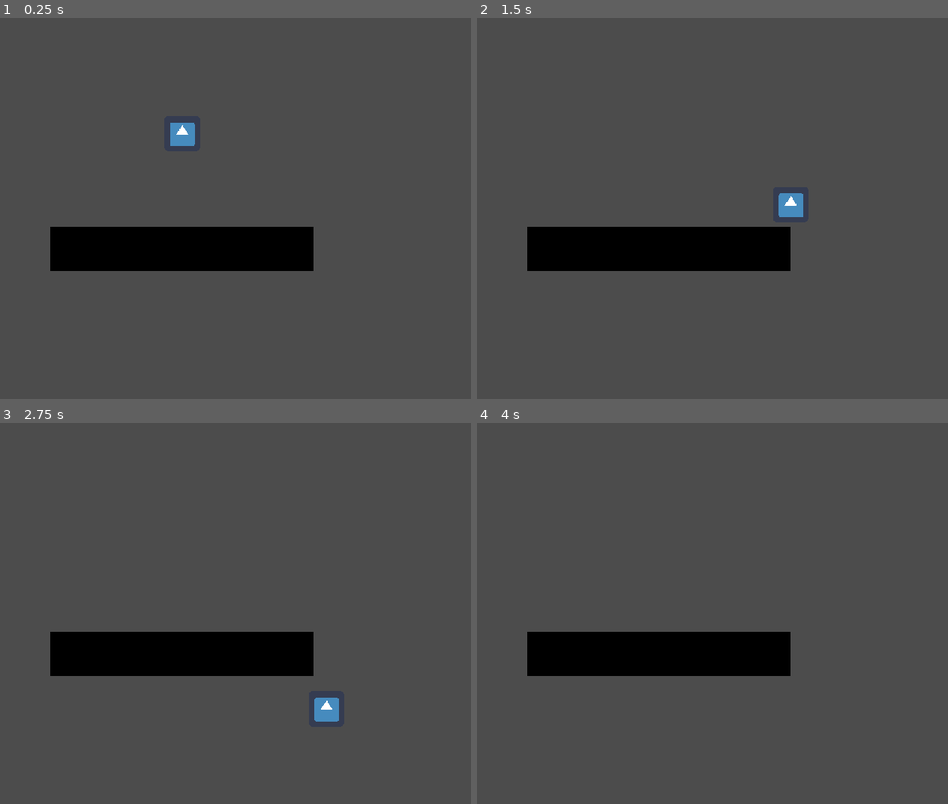
Above: before the commit, frames 1-4 (two rows, left to right).
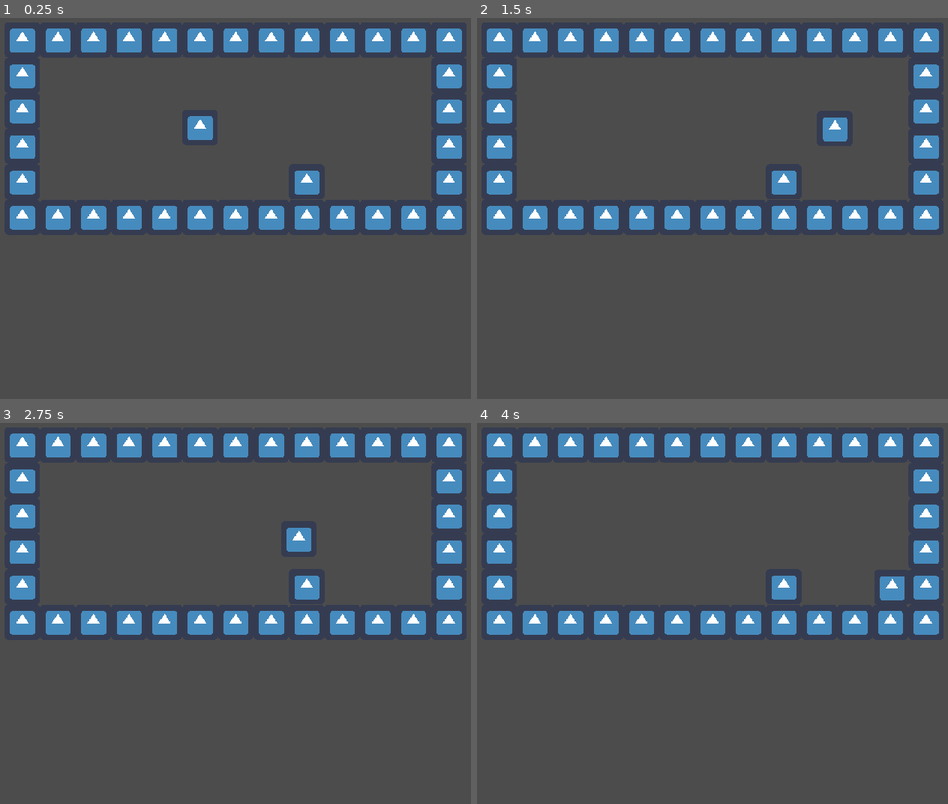
Above: after the commit, the same moments.

Repository: Juankadev/GGJ_2023
Game: Godot game, scene res://MainScene.tscn
The game is run twice, just before and just after one commit, with the same random seed, the same clock (stepped at 60 frames per second) and the same inputs. The engine's default icon, where the game draws it, is replaced by a stand-in: a white triangle on a blue panel in a dark square.
Inputs:
- Up to frame 1 (0.25 s): no input
- Up to frame 2 (1.5 s): hold Right (move_right) from 0.53 s (still down); tap Space (jump) at 0.6, 0.77, 1.07, 1.35 s
- Up to frame 3 (2.75 s): tap Space (jump) at 1.52, 1.82, 2.1 s; release Right (move_right) at 2.03 s; hold Left (move_left) from 2.03 s (still down)
- Up to frame 4 (4 s): release Left (move_left) at 2.78 s; hold Right (move_right) from 2.78 s (still down); tap Space (jump) at 2.85, 3.02, 3.32, 3.6, 3.77 s

The runs differ from the first frame. In frame 1, 18% of the frame differs, in the area x 2-99%, y 2-67%; in frame 2, 18%; in frame 3, 18%, in the area x 2-99%, y 2-79%; in frame 4, 18%.

Commit message:
Pushing Box

Diff:
--- a/MainScene.tscn
+++ b/MainScene.tscn
@@ -1,29 +1,47 @@
-[gd_scene load_steps=4 format=2]
+[gd_scene load_steps=6 format=2]
 
 [ext_resource path="res://Player.tscn" type="PackedScene" id=1]
+[ext_resource path="res://icon.png" type="Texture" id=2]
+[ext_resource path="res://box/box.tscn" type="PackedScene" id=3]
 
-[sub_resource type="GradientTexture" id=1]
+[sub_resource type="ConvexPolygonShape2D" id=1]
+points = PoolVector2Array( 64, 64, 0, 64, 0, 0, 64, 0 )
 
-[sub_resource type="RectangleShape2D" id=2]
-extents = Vector2( 237, 40 )
+[sub_resource type="TileSet" id=2]
+0/name = "icon.png 0"
+0/texture = ExtResource( 2 )
+0/tex_offset = Vector2( 0, 0 )
+0/modulate = Color( 1, 1, 1, 1 )
+0/region = Rect2( 0, 0, 64, 64 )
+0/tile_mode = 0
+0/occluder_offset = Vector2( 0, 0 )
+0/navigation_offset = Vector2( 0, 0 )
+0/shape_offset = Vector2( 0, 0 )
+0/shape_transform = Transform2D( 1, 0, 0, 1, 0, 0 )
+0/shape = SubResource( 1 )
+0/shape_one_way = false
+0/shape_one_way_margin = 1.0
+0/shapes = [ {
+"autotile_coord": Vector2( 0, 0 ),
+"one_way": false,
+"one_way_margin": 1.0,
+"shape": SubResource( 1 ),
+"shape_transform": Transform2D( 1, 0, 0, 1, 0, 0 )
+} ]
+0/z_index = 0
 
 [node name="MainScene" type="Node2D"]
 
+[node name="TileMap" type="TileMap" parent="."]
+tile_set = SubResource( 2 )
+format = 1
+tile_data = PoolIntArray( -262149, 0, 0, -262148, 0, 0, -262147, 0, 0, -262146, 0, 0, -262145, 0, 0, -327680, 0, 0, -327679, 0, 0, -327678, 0, 0, -327677, 0, 0, -327676, 0, 0, -327675, 0, 0, -327674, 0, 0, -327673, 0, 0, -196613, 0, 0, -262137, 0, 0, -131077, 0, 0, -196601, 0, 0, -65541, 0, 0, -131065, 0, 0, -5, 0, 0, -65529, 0, 0, 65531, 0, 0, 65532, 0, 0, 65533, 0, 0, 65534, 0, 0, 65535, 0, 0, 0, 0, 0, 1, 0, 0, 2, 0, 0, 3, 0, 0, 4, 0, 0, 5, 0, 0, 6, 0, 0, 7, 0, 0 )
+
 [node name="Player" parent="." instance=ExtResource( 1 )]
-position = Vector2( 0, -149 )
+position = Vector2( 32, -160 )
 
 [node name="Camera2D" type="Camera2D" parent="."]
 current = true
 
-[node name="StaticBody2D" type="StaticBody2D" parent="."]
-position = Vector2( -1, 89 )
-__meta__ = {
-"_edit_group_": true
-}
-
-[node name="Sprite" type="Sprite" parent="StaticBody2D"]
-scale = Vector2( 0.231641, 80.525 )
-texture = SubResource( 1 )
-
-[node name="CollisionShape2D" type="CollisionShape2D" parent="StaticBody2D"]
-shape = SubResource( 2 )
+[node name="Box" parent="." instance=ExtResource( 3 )]
+position = Vector2( 224, -32 )
--- a/Player.tscn
+++ b/Player.tscn
@@ -6,7 +6,7 @@
 [sub_resource type="RectangleShape2D" id=1]
 extents = Vector2( 30, 31 )
 
-[node name="Player" type="KinematicBody2D"]
+[node name="Player" type="KinematicBody2D" groups=["player"]]
 script = ExtResource( 1 )
 
 [node name="Sprite" type="Sprite" parent="."]
--- /dev/null
+++ b/box/box.gd
@@ -0,0 +1,51 @@
+extends KinematicBody2D
+
+const speed: float = 250.0
+const maxSpeed: float = 300.0
+const jump_power: float = -400.0
+const gravity: float = 15.0
+
+var motion = Vector2()
+
+var is_being_pushed = false
+var body_push_direction = 0
+
+func _physics_process(delta: float) -> void:
+	var friction = false
+
+	if !is_on_floor():
+		motion.y += gravity;
+
+	if is_being_pushed:
+		var direction: Vector2 = Vector2.ZERO
+		if body_push_direction == 1:
+			motion.x = min(motion.x + speed, maxSpeed)
+		elif body_push_direction == -1:
+			motion.x = max(motion.x - speed, -maxSpeed)
+	else:
+		friction = true
+		body_push_direction = 0
+
+	if friction == true:
+		motion.x = lerp(motion.x, 0, 0.5)
+
+	motion = move_and_slide(motion, Vector2.UP)
+
+func _on_PushDetector_body_entered(body: Node) -> void:
+	if body.is_in_group("player"):
+		is_being_pushed = true
+		var dir_debug_string = ""
+		if body.global_position.x > global_position.x:
+			body_push_direction = -1
+			dir_debug_string = "left"
+		else:
+			body_push_direction = 1
+			dir_debug_string = "right"
+
+		print("player is pushing box to the " + dir_debug_string)
+
+func _on_PushDetector_body_exited(body: Node) -> void:
+	if body.is_in_group("player"):
+		body_push_direction = 0
+		is_being_pushed = false
+		print("player stopped pushing box")
--- /dev/null
+++ b/box/box.tscn
@@ -0,0 +1,27 @@
+[gd_scene load_steps=5 format=2]
+
+[ext_resource path="res://icon.png" type="Texture" id=1]
+[ext_resource path="res://box/box.gd" type="Script" id=2]
+
+[sub_resource type="RectangleShape2D" id=1]
+extents = Vector2( 30, 32 )
+
+[sub_resource type="RectangleShape2D" id=2]
+extents = Vector2( 41, 32 )
+
+[node name="Box" type="KinematicBody2D"]
+script = ExtResource( 2 )
+
+[node name="Sprite" type="Sprite" parent="."]
+texture = ExtResource( 1 )
+
+[node name="CollisionShape2D" type="CollisionShape2D" parent="."]
+shape = SubResource( 1 )
+
+[node name="PushDetector" type="Area2D" parent="."]
+
+[node name="CollisionShape2D" type="CollisionShape2D" parent="PushDetector"]
+shape = SubResource( 2 )
+
+[connection signal="body_entered" from="PushDetector" to="." method="_on_PushDetector_body_entered"]
+[connection signal="body_exited" from="PushDetector" to="." method="_on_PushDetector_body_exited"]
--- a/player/player.gd
+++ b/player/player.gd
@@ -1,8 +1,8 @@
 extends KinematicBody2D
 
-const speed: float = 200.0
-const maxSpeed: float = 250.0
-const jump_power: float = -400.0
+const speed: float = 250.0
+const maxSpeed: float = 300.0
+const jump_power: float = -500.0
 const gravity: float = 15.0
 
 var motion = Vector2()
--- a/project.godot
+++ b/project.godot
@@ -41,6 +41,7 @@
 jump={
 "deadzone": 0.5,
 "events": [ Object(InputEventKey,"resource_local_to_scene":false,"resource_name":"","device":0,"alt":false,"shift":false,"control":false,"meta":false,"command":false,"pressed":false,"scancode":32,"physical_scancode":0,"unicode":0,"echo":false,"script":null)
+, Object(InputEventJoypadButton,"resource_local_to_scene":false,"resource_name":"","device":0,"button_index":0,"pressure":0.0,"pressed":false,"script":null)
  ]
 }
 
